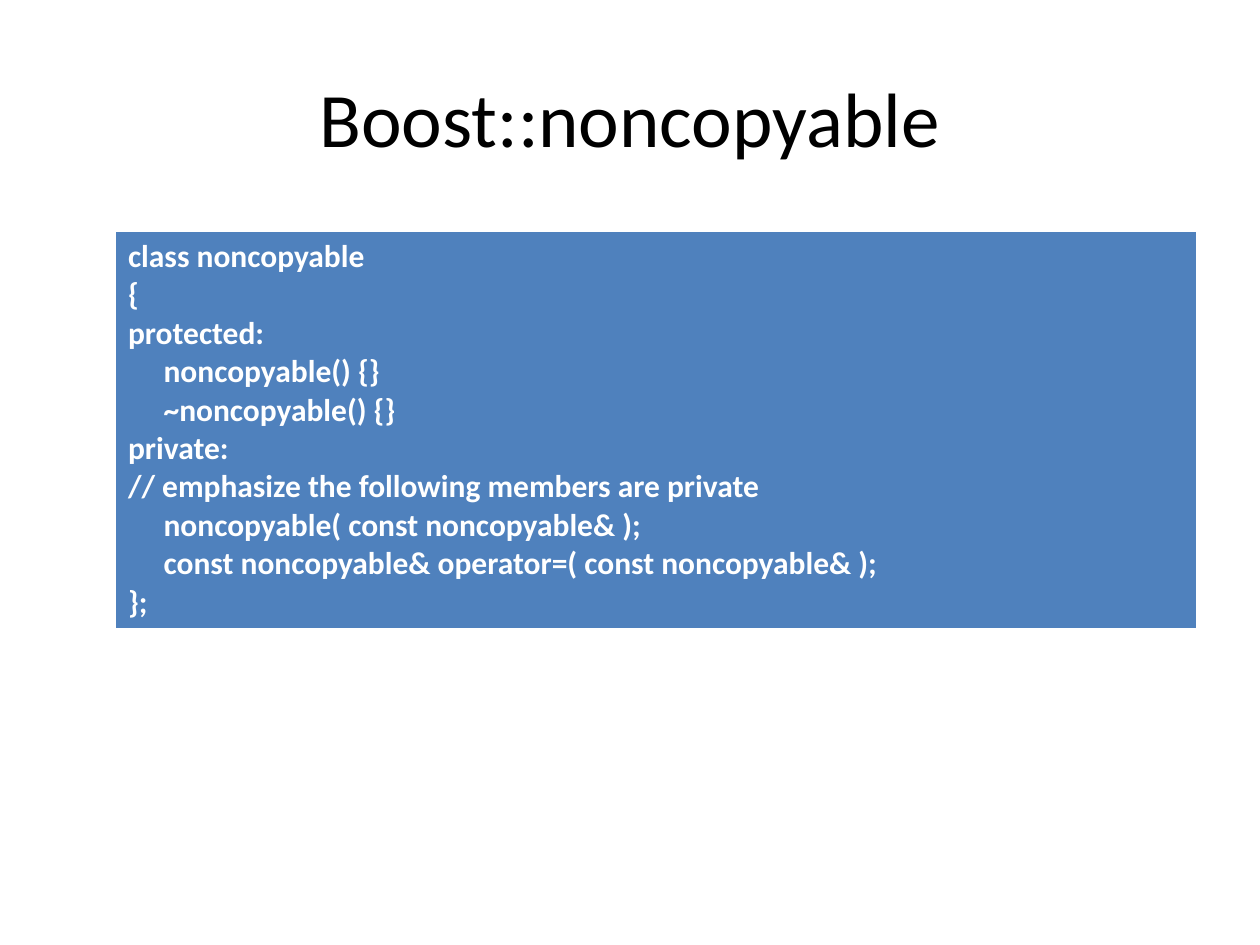
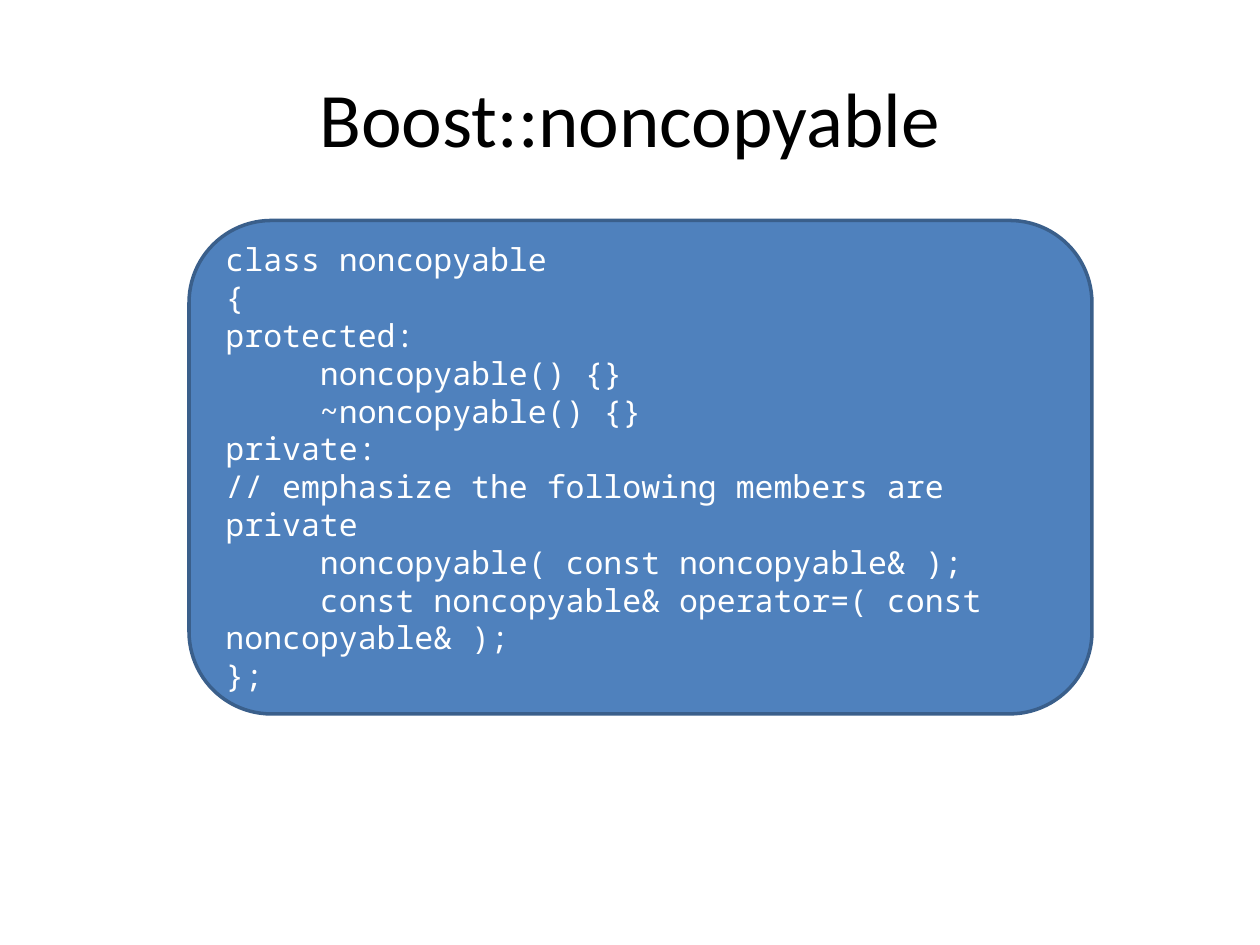
Before and after one commit to tscherkas/cpp_craft_1013, a slide deck: slide 4 of lections/cpp_craft_lec_2_pre.pptx. Drawn at 1260x945 pixels with LibreOffice and Linux fonts; fonts in the diff are those of the drawing. Boxes give left, top, right and bottom in pixels: in the first picture for what was removed or moved away, otherwise in the second. Text is boxed around its words. In the diff, an @@ line names an element or a change of style, - is before the commit and + after.

```diff
--- a/lections/cpp_craft_lec_2_pre.pptx
+++ b/lections/cpp_craft_lec_2_pre.pptx
@@ table removed at (116, 231, 1197, 630), 1 rows, 1 columns @@
-class noncopyable / { / protected: / noncopyable() {} / ~noncopyable() {} / private: / // emphasize the following members are private / noncopyable( const noncopyable& ); / const noncopyable& operator=( const noncopyable& ); / };
@@ rounded rectangle added at (189, 220, 1092, 714), fill #4F81BD, outline #3A5F8C 2 pt, 18 pt, text #FFFFFF @@
+class noncopyable
+{
+protected:
+noncopyable() {}
+~noncopyable() {}
+private:
+// emphasize the following members are private
+noncopyable( const noncopyable& );
+const noncopyable& operator=( const noncopyable& );
+};
```
Also in this commit, not shown: 11 other slides changed, 1 slide added, 1 other file.
